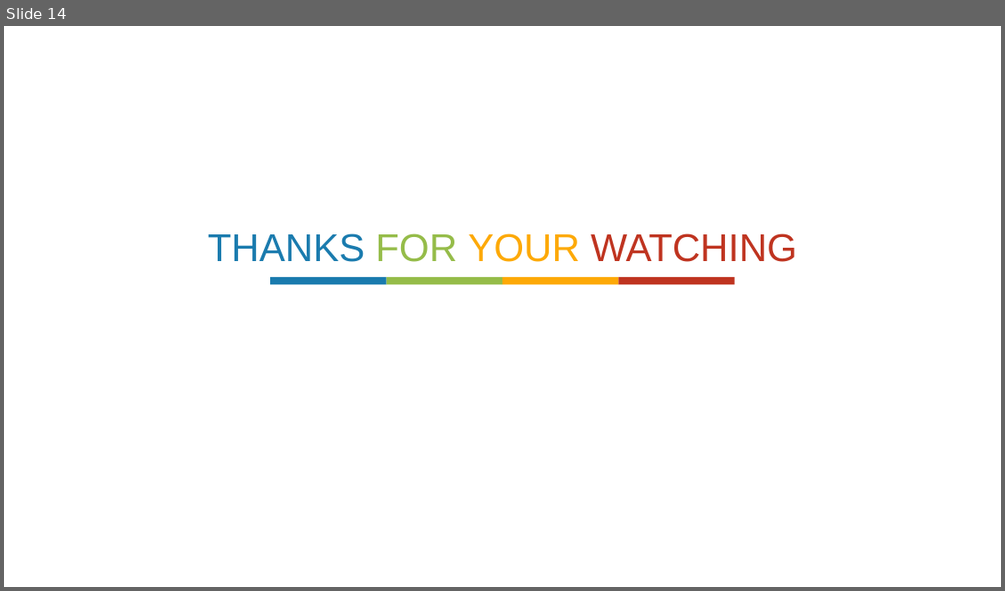
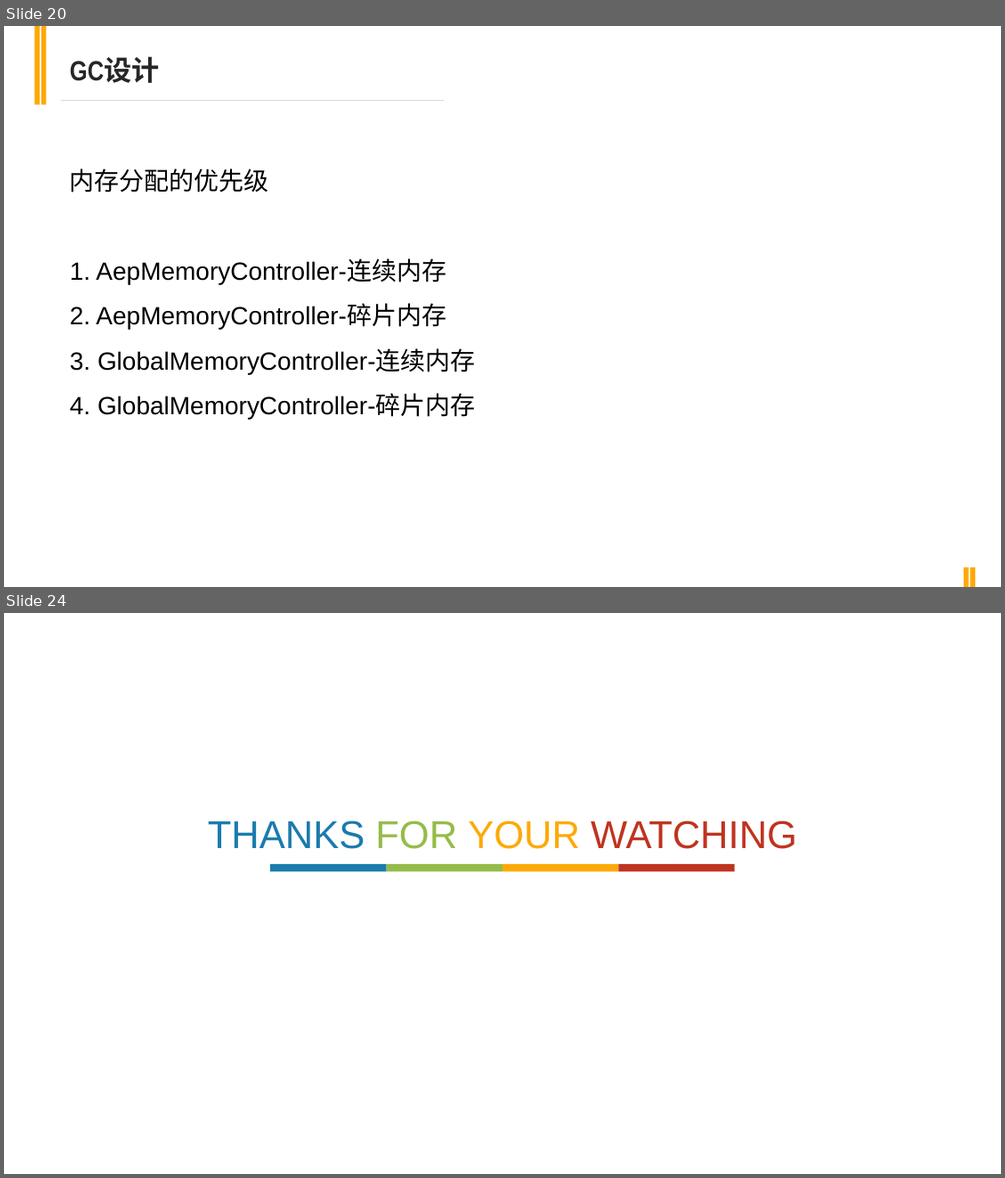
Before and after one commit to AndyShen105/aep-kv, a slide deck: doc/基于AEP的可持久化KV存储.pptx. Shown one above the other, each under a label of ours: slide 14 before the commit, slides 20 and 24 after it; the slides between them are not shown. The pictures are 1005x591 and 1005x1178 pixels, drawn with LibreOffice and Linux fonts; fonts in the diff are those of the drawing. Boxes give left, top, right and bottom in pixels: in the first picture for what was removed or moved away, otherwise in the second. Text is boxed around its words. In the diff, an @@ line names an element or a change of style, - is before the commit and + after.

```diff
--- a/doc/基于AEP的可持久化KV存储.pptx
+++ b/doc/基于AEP的可持久化KV存储.pptx
@@ slide 20 added at [4,26,1001,587], background #FFFFFF @@
@@ rectangle added at [35,26,40,104], fill #FDA907 @@
@@ rectangle added at [40,26,46,104], fill #FDA907 @@
@@ text added at [70,58,160,83], 20 pt, text #262626, bold @@
+GC设计
@@ line added from (61, 101) to (444, 101), #D9D9D9 0.75 pt @@
@@ text added at [70,168,269,192], 18 pt, text #000000 @@
+内存分配的优先级
@@ text added at [70,260,476,418], 18 pt, text #000000 @@
+1. AepMemoryController-连续内存
+2. AepMemoryController-碎片内存
+3. GlobalMemoryController-连续内存
+4. GlobalMemoryController-碎片内存
@@ rectangle added at [964,567,969,587], fill #FDA907 @@
@@ rectangle added at [970,567,975,587], fill #FDA907 @@
@@ what was slide 14 is now slide 24 @@
```
Also in this commit, not shown: 6 slides changed, 15 other slides added, 6 slides removed, 1 other file.
